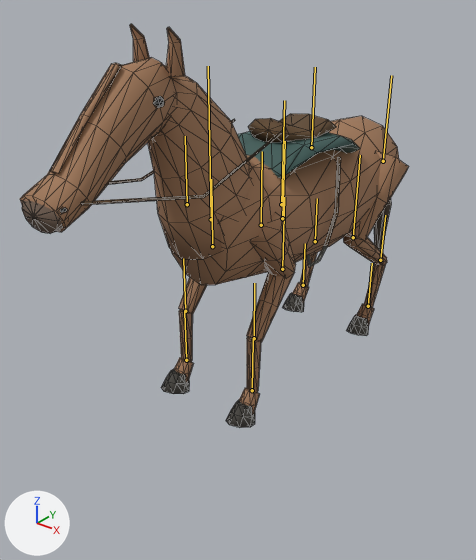
A saved change to the glTF model assets/horse-source/woh-horse.glb.
The view is the same before and after, from a camera (50 mm lens) standing at (2.27, -3.28, 2.55) and looking at (0.14, -0.62, 0.9). Every picture has the same lights, and +X, +Y and +Z are marked at lower left. The older version comes first. The bones that change, and the others that lie on the model, are drawn over the model as lines. Mesh edges are drawn as thin lines.

Names of what the first picture shows: 'Horse_LOD0'.
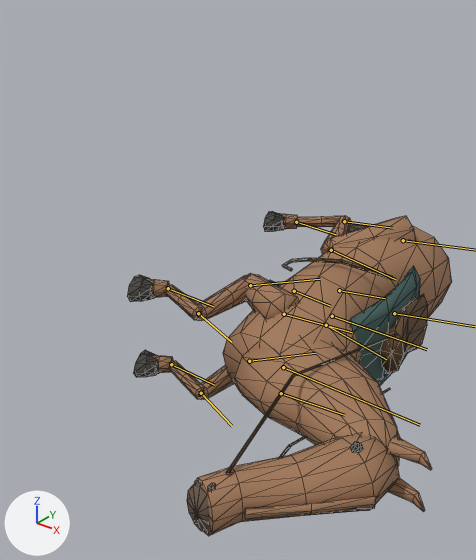
The newer file adds an action. The first version stands in its rest pose; the second is drawn at frame 0 of the action 'dead'.

Changed parts and their boxes (x1, y1, x2, y2) in the pictures (476 x 560 px):
'Horse_LOD0', posed (16% narrower, 20% shorter)
    before: (20, 24, 408, 428)
    after: (127, 211, 452, 536)
bone 'body', root to tip
    before: (281, 204) to (284, 100)
    after: (332, 316) to (427, 349)
bone 'LF0', root to tip
    before: (187, 204) to (185, 136)
    after: (284, 314) to (352, 332)
bone 'LF1', root to tip
    before: (212, 246) to (211, 179)
    after: (250, 285) to (320, 279)
bone 'LF2', root to tip
    before: (185, 311) to (183, 258)
    after: (198, 313) to (231, 342)
bone 'LF3', root to tip
    before: (186, 360) to (184, 311)
    after: (168, 288) to (213, 306)
bone 'RF0', root to tip
    before: (261, 225) to (262, 151)
    after: (281, 393) to (344, 415)
bone 'RF1', root to tip
    before: (282, 269) to (284, 197)
    after: (249, 361) to (315, 353)
bone 'RF2', root to tip
    before: (254, 338) to (254, 283)
    after: (201, 393) to (232, 426)
bone 'RF3', root to tip
    before: (252, 390) to (253, 339)
    after: (171, 364) to (214, 385)
bone 'LH1', root to tip
    before: (282, 218) to (285, 141)
    after: (331, 250) to (395, 279)
bone 'LH2', root to tip
    before: (315, 241) to (317, 198)
    after: (344, 221) to (393, 228)
bone 'LH3', root to tip
    before: (303, 285) to (305, 243)
    after: (296, 222) to (335, 234)
bone 'RH0', root to tip
    before: (383, 161) to (391, 75)
    after: (394, 313) to (475, 326)
bone 'RH1', root to tip
    before: (353, 237) to (360, 155)
    after: (326, 325) to (386, 359)
bone 'RH2', root to tip
    before: (380, 260) to (385, 215)
    after: (339, 290) to (385, 298)
bone 'RH3', root to tip
    before: (368, 306) to (372, 263)
    after: (294, 291) to (330, 306)

The change, as a diff of the scene's bpy script:
```diff
--- a/assets/horse-source/woh-horse.glb.py
+++ b/assets/horse-source/woh-horse.glb.py
@@ bone_body @@
 bone_body = bpy.data.objects['Horse skeleton'].pose.bones['body']
-bone_body.location = (0.0, 0.0, 0.0)
-bone_body.rotation_quaternion = (1.0, 0.0, 0.0, 0.0)  # degrees (0, 0, 0)
+bone_body.location = (0.42, -0.66, 0.0)
+bone_body.rotation_quaternion = (0.707, 0.0, 0.0, -0.707)  # degrees (0, 0, -90)
@@ bone_lf0 @@
 bone_lf0 = bpy.data.objects['Horse skeleton'].pose.bones['LF0']  # child of 'body'
-bone_lf0.location = (0.0, 0.0, 0.0)
-bone_lf0.rotation_quaternion = (1.0, 0.0, 0.0, 0.0)  # degrees (0, 0, 0)
+bone_lf0.location = (0.0, -0.08, 0.0)
+bone_lf0.rotation_quaternion = (0.997, -0.073, 0.0, 0.0)  # degrees (-8, 0, 0)
@@ bone_lf1 @@
 bone_lf1 = bpy.data.objects['Horse skeleton'].pose.bones['LF1']  # child of 'LF0'
-bone_lf1.location = (0.0, 0.0, 0.0)
-bone_lf1.rotation_quaternion = (1.0, 0.0, 0.0, 0.0)  # degrees (0, 0, 0)
+bone_lf1.location = (0.0, 0.004, 0.003)
+bone_lf1.rotation_quaternion = (0.932, -0.362, 0.0, 0.0)  # degrees (-42, 0, 0)
@@ bone_lf2 @@
 bone_lf2 = bpy.data.objects['Horse skeleton'].pose.bones['LF2']  # child of 'LF1'
-bone_lf2.location = (0.0, 0.0, 0.0)
-bone_lf2.rotation_quaternion = (1.0, 0.0, 0.0, 0.0)  # degrees (0, 0, 0)
+bone_lf2.location = (0.0, -0.014, 0.011)
+bone_lf2.rotation_quaternion = (0.815, 0.579, 0.0, 0.0)  # degrees (71, 0, 0)
@@ bone_lf3 @@
 bone_lf3 = bpy.data.objects['Horse skeleton'].pose.bones['LF3']  # child of 'LF2'
-bone_lf3.location = (0.0, 0.0, 0.0)
-bone_lf3.rotation_quaternion = (1.0, 0.0, 0.0, 0.0)  # degrees (0, 0, 0)
+bone_lf3.location = (0.0, -0.01, 0.0)
+bone_lf3.rotation_quaternion = (0.985, -0.173, 0.0, 0.0)  # degrees (-20, 0, 0)
@@ bone_rf0 @@
 bone_rf0 = bpy.data.objects['Horse skeleton'].pose.bones['RF0']  # child of 'body'
-bone_rf0.location = (0.0, 0.0, 0.0)
-bone_rf0.rotation_quaternion = (1.0, 0.0, 0.0, 0.0)  # degrees (0, 0, 0)
+bone_rf0.location = (0.0, -0.08, 0.0)
+bone_rf0.rotation_quaternion = (0.997, -0.073, 0.0, 0.0)  # degrees (-8, 0, 0)
@@ bone_rf1 @@
 bone_rf1 = bpy.data.objects['Horse skeleton'].pose.bones['RF1']  # child of 'RF0'
-bone_rf1.location = (0.0, 0.0, 0.0)
-bone_rf1.rotation_quaternion = (1.0, 0.0, 0.0, 0.0)  # degrees (0, 0, 0)
+bone_rf1.location = (0.0, 0.004, 0.003)
+bone_rf1.rotation_quaternion = (0.932, -0.362, 0.0, 0.0)  # degrees (-42, 0, 0)
@@ bone_rf2 @@
 bone_rf2 = bpy.data.objects['Horse skeleton'].pose.bones['RF2']  # child of 'RF1'
-bone_rf2.location = (0.0, 0.0, 0.0)
-bone_rf2.rotation_quaternion = (1.0, 0.0, 0.0, 0.0)  # degrees (0, 0, 0)
+bone_rf2.location = (0.0, -0.014, 0.011)
+bone_rf2.rotation_quaternion = (0.815, 0.579, 0.0, 0.0)  # degrees (71, 0, 0)
@@ bone_rf3 @@
 bone_rf3 = bpy.data.objects['Horse skeleton'].pose.bones['RF3']  # child of 'RF2'
-bone_rf3.location = (0.0, 0.0, 0.0)
-bone_rf3.rotation_quaternion = (1.0, 0.0, 0.0, 0.0)  # degrees (0, 0, 0)
+bone_rf3.location = (0.0, -0.01, 0.0)
+bone_rf3.rotation_quaternion = (0.985, -0.173, 0.0, 0.0)  # degrees (-20, 0, 0)
@@ bone_lh0 @@
 bone_lh0 = bpy.data.objects['Horse skeleton'].pose.bones['LH0']  # child of 'body'
-bone_lh0.location = (0.0, 0.0, 0.0)
-bone_lh0.rotation_quaternion = (1.0, 0.0, 0.0, 0.0)  # degrees (0, 0, 0)
+bone_lh0.location = (0.0, -0.08, 0.0)
+bone_lh0.rotation_quaternion = (0.986, -0.166, 0.0, 0.0)  # degrees (-19, 0, 0)
@@ bone_lh1 @@
 bone_lh1 = bpy.data.objects['Horse skeleton'].pose.bones['LH1']  # child of 'LH0'
-bone_lh1.location = (0.0, 0.0, 0.0)
-bone_lh1.rotation_quaternion = (1.0, 0.0, 0.0, 0.0)  # degrees (0, 0, 0)
+bone_lh1.location = (0.0, 0.011, -0.008)
+bone_lh1.rotation_quaternion = (0.957, 0.289, 0.0, 0.0)  # degrees (34, 0, 0)
@@ bone_lh2 @@
 bone_lh2 = bpy.data.objects['Horse skeleton'].pose.bones['LH2']  # child of 'LH1'
-bone_lh2.location = (0.0, 0.0, 0.0)
-bone_lh2.rotation_quaternion = (1.0, 0.0, 0.0, 0.0)  # degrees (0, 0, 0)
+bone_lh2.location = (0.0, -0.002, -0.003)
+bone_lh2.rotation_quaternion = (0.962, -0.271, 0.0, 0.0)  # degrees (-31, 0, 0)
@@ bone_lh3 @@
 bone_lh3 = bpy.data.objects['Horse skeleton'].pose.bones['LH3']  # child of 'LH2'
-bone_lh3.location = (0.0, 0.0, 0.0)
-bone_lh3.rotation_quaternion = (1.0, 0.0, 0.0, 0.0)  # degrees (0, 0, 0)
+bone_lh3.location = (0.0, -0.001, 0.001)
+bone_lh3.rotation_quaternion = (0.981, 0.196, 0.0, 0.0)  # degrees (23, 0, 0)
@@ bone_rh0 @@
 bone_rh0 = bpy.data.objects['Horse skeleton'].pose.bones['RH0']  # child of 'body'
-bone_rh0.location = (0.0, 0.0, 0.0)
-bone_rh0.rotation_quaternion = (1.0, 0.0, 0.0, 0.0)  # degrees (0, 0, 0)
+bone_rh0.location = (0.0, -0.08, 0.0)
+bone_rh0.rotation_quaternion = (0.986, -0.166, 0.0, 0.0)  # degrees (-19, 0, 0)
@@ bone_rh1 @@
 bone_rh1 = bpy.data.objects['Horse skeleton'].pose.bones['RH1']  # child of 'RH0'
-bone_rh1.location = (0.0, 0.0, 0.0)
-bone_rh1.rotation_quaternion = (1.0, 0.0, 0.0, 0.0)  # degrees (0, 0, 0)
+bone_rh1.location = (0.0, 0.011, -0.008)
+bone_rh1.rotation_quaternion = (0.957, 0.289, 0.0, 0.0)  # degrees (34, 0, 0)
@@ bone_rh2 @@
 bone_rh2 = bpy.data.objects['Horse skeleton'].pose.bones['RH2']  # child of 'RH1'
-bone_rh2.location = (0.0, 0.0, 0.0)
-bone_rh2.rotation_quaternion = (1.0, 0.0, 0.0, 0.0)  # degrees (0, 0, 0)
+bone_rh2.location = (0.0, -0.002, -0.003)
+bone_rh2.rotation_quaternion = (0.962, -0.271, 0.0, 0.0)  # degrees (-31, 0, 0)
@@ bone_rh3 @@
 bone_rh3 = bpy.data.objects['Horse skeleton'].pose.bones['RH3']  # child of 'RH2'
-bone_rh3.location = (0.0, 0.0, 0.0)
-bone_rh3.rotation_quaternion = (1.0, 0.0, 0.0, 0.0)  # degrees (0, 0, 0)
+bone_rh3.location = (0.0, -0.001, 0.001)
+bone_rh3.rotation_quaternion = (0.981, 0.196, 0.0, 0.0)  # degrees (23, 0, 0)
```
